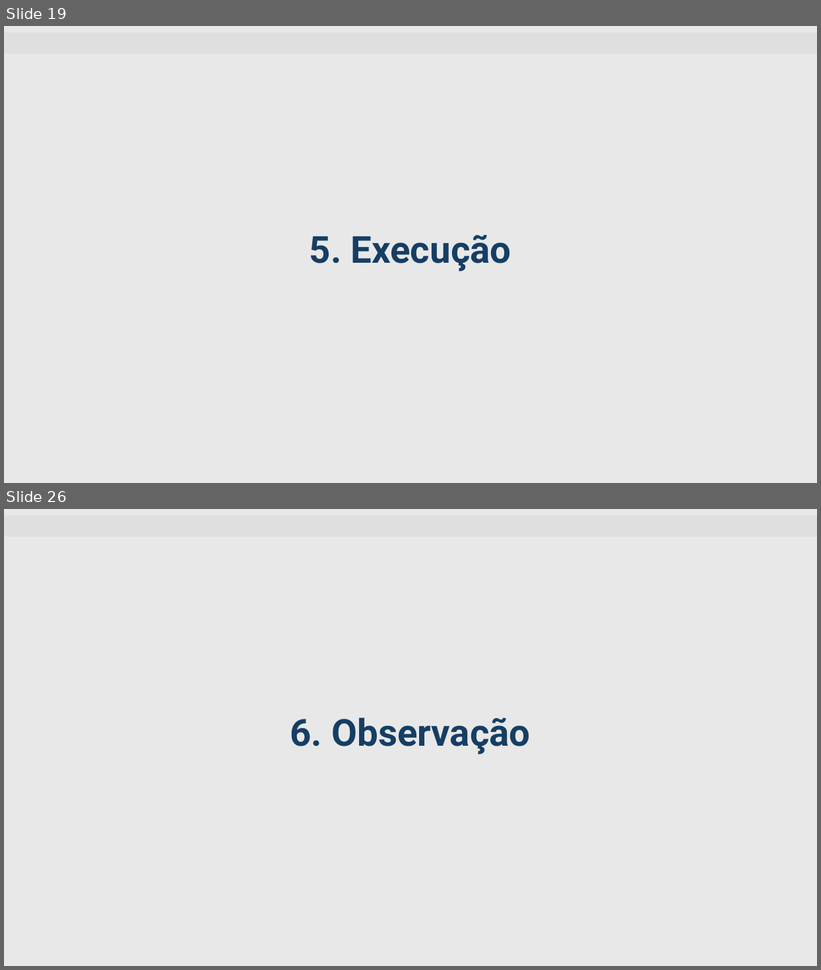
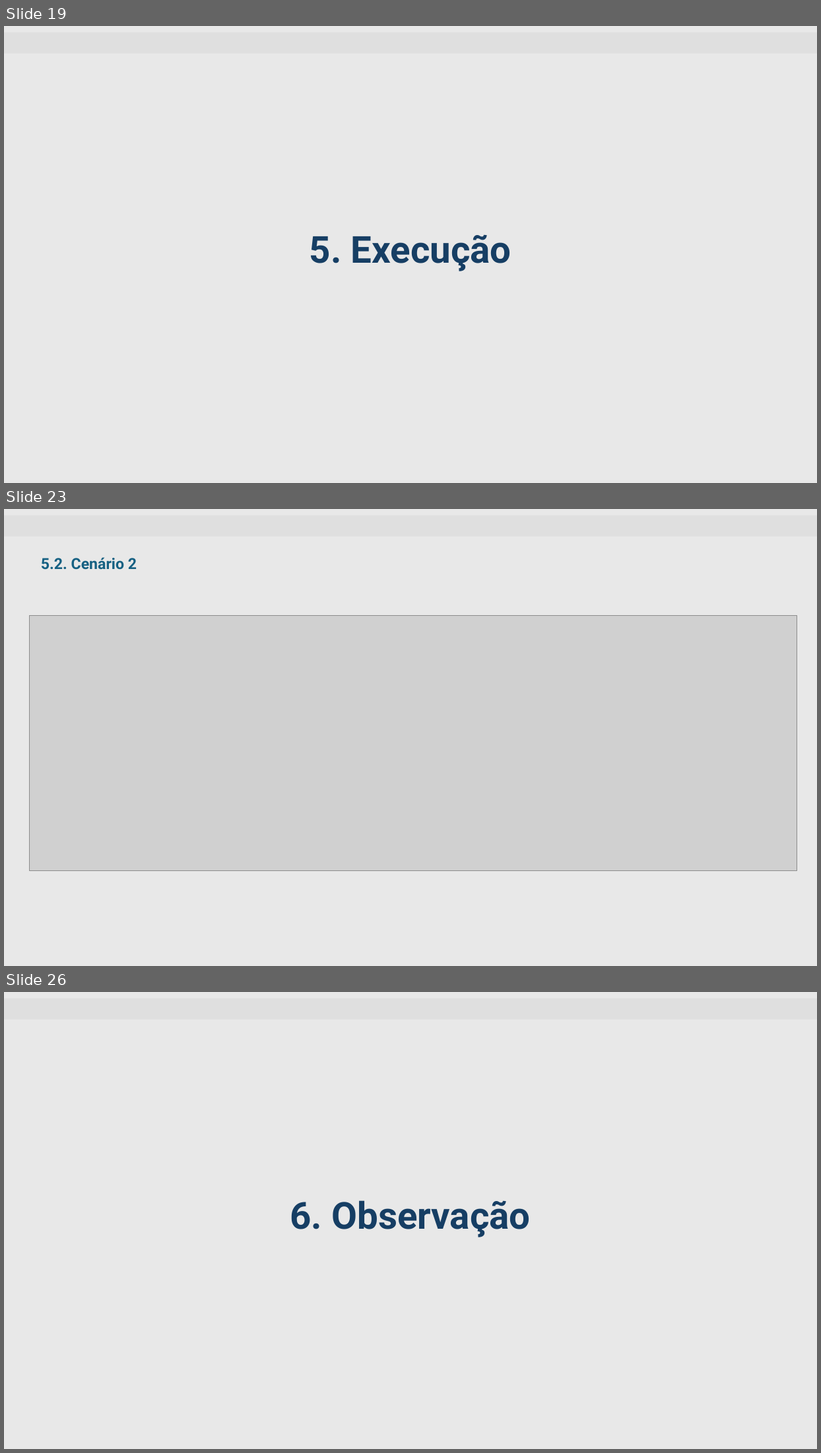
Before and after one commit to mattedi/Simulacao-2026, a slide deck: GuilhermeBackLucasFritzke/Template_Semnario_Grupo_Guilherme_Lucas_Atual.pptx. Shown one above the other, each under a label of ours: slides 19 and 26 before the commit, slides 19, 23 and 26 after it; the slides between them are not shown. The pictures are 821x970 and 821x1453 pixels, drawn with LibreOffice and Linux fonts; fonts in the diff are those of the drawing; grey boxes stand for pictures; background and template pictures are left out. Boxes give left, top, right and bottom in pixels: in the first picture for what was removed or moved away, otherwise in the second. Text is boxed around its words. In the diff, an @@ line names an element or a change of style, - is before the commit and + after.

```diff
--- a/GuilhermeBackLucasFritzke/Template_Semnario_Grupo_Guilherme_Lucas_Atual.pptx
+++ b/GuilhermeBackLucasFritzke/Template_Semnario_Grupo_Guilherme_Lucas_Atual.pptx
@@ slide 23 added at (x1=4, y1=509, x2=817, y2=966), background #E8E8E8; not listed: 1 template element that a slide beside it also shows @@
@@ text added at (x1=41, y1=557, x2=137, y2=570), 18 pt, text #156082, bold @@
+5.2. Cenário 2
@@ picture added at (x1=30, y1=616, x2=797, y2=871) @@
```
Also in this commit, not shown: 4 slides changed, 2 other slides added, 3 slides removed.
